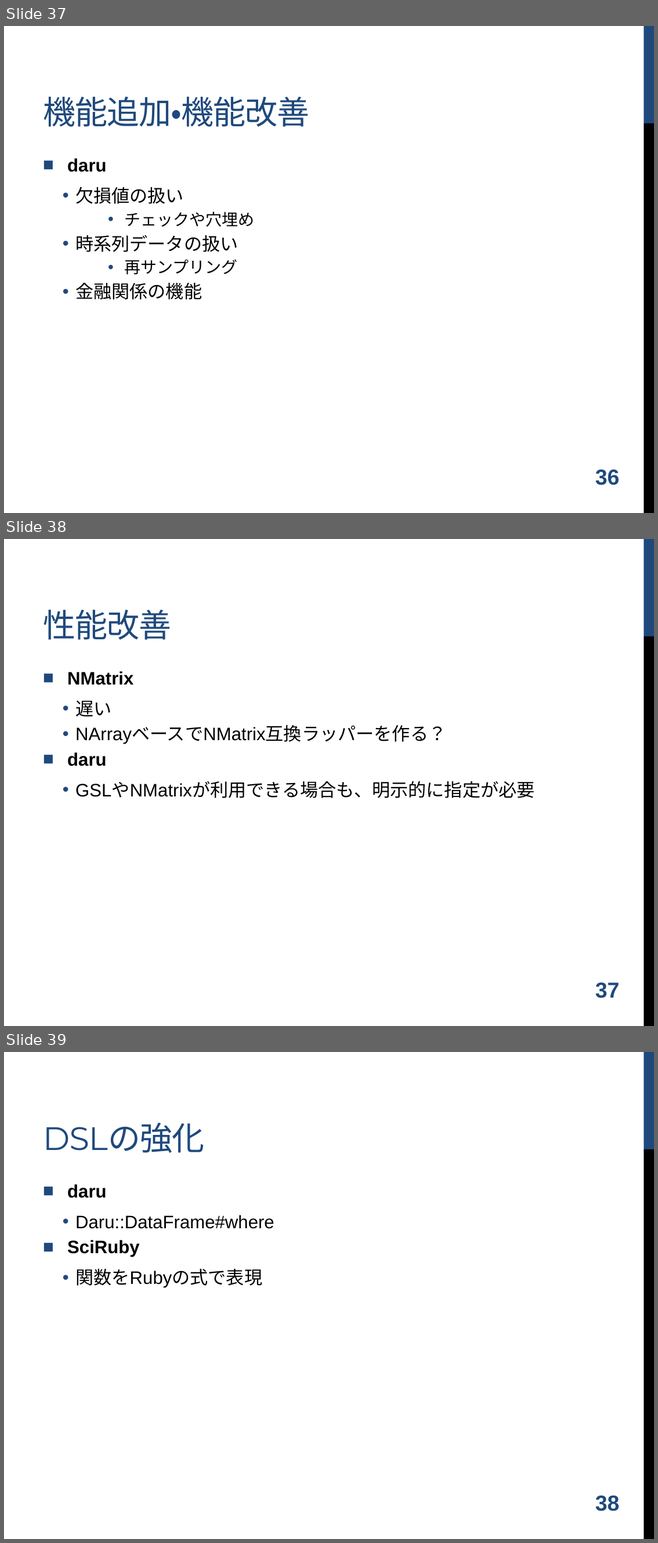
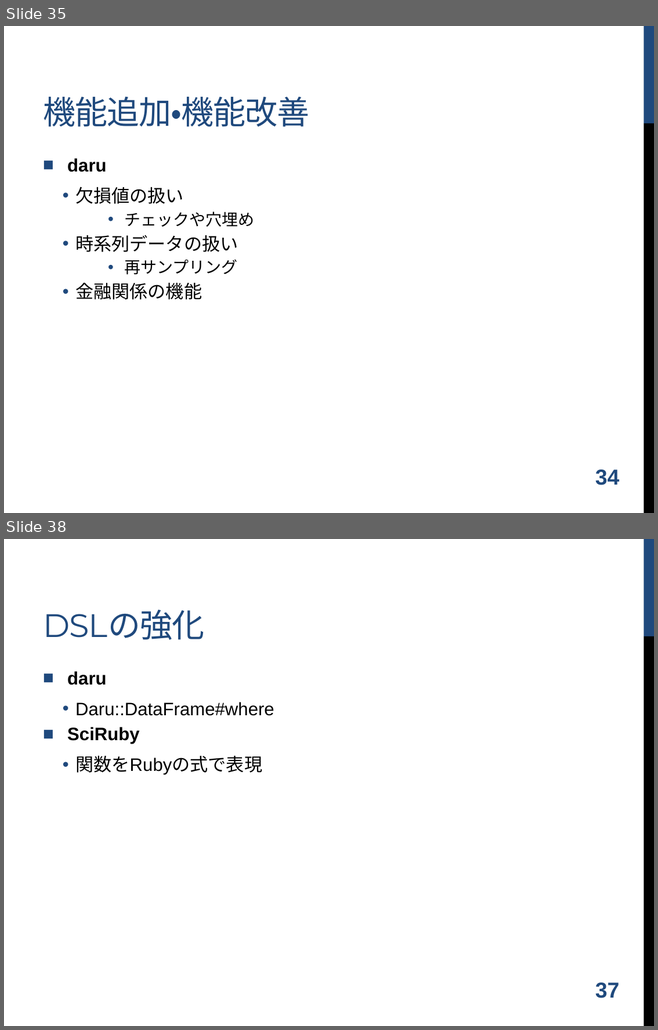
Before and after one commit to shugo/DCW2016, a slide deck: ruby_data_analysis.pptx. Shown one above the other, each under a label of ours: slides 37, 38 and 39 before the commit, slides 35 and 38 after it; the slides between them are not shown. The pictures are 658x1543 and 658x1030 pixels, drawn with LibreOffice and Linux fonts; fonts in the diff are those of the drawing; background and template pictures are left out. Boxes give left, top, right and bottom in pixels: in the first picture for what was removed or moved away, otherwise in the second. Text is boxed around its words. In the diff, an @@ line names an element or a change of style, - is before the commit and + after.

```diff
--- a/ruby_data_analysis.pptx
+++ b/ruby_data_analysis.pptx
@@ slide 38 removed at (4,539,654,1026), background #FFFFFF; not listed: 2 template elements that a slide beside it also shows @@
@@ title removed at (43,610,171,640) @@
-性能改善
@@ text removed at (67,671,534,798) @@
-■ NMatrix
-  • 遅い
-  • NArrayベースでNMatrix互換ラッパーを作る？
-■ daru
-  • GSLやNMatrixが利用できる場合も、明示的に指定が必要
@@ page number removed at (595,983,619,998) @@
-37
@@ what was slide 37 is now slide 35 @@
@@ page number at (595,470,619,485): text changed @@
-36
+34
@@ what was slide 39 is now slide 38 @@
@@ page number at (595,983,619,998): text changed @@
-38
+37
```
Also in this commit, not shown: 4 slides changed.
